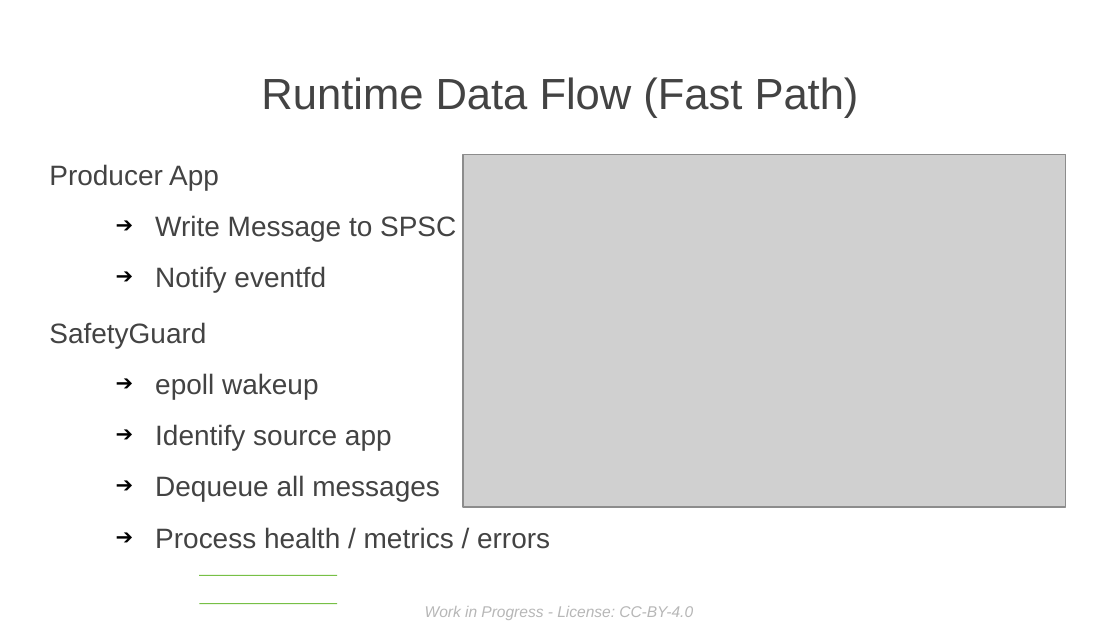
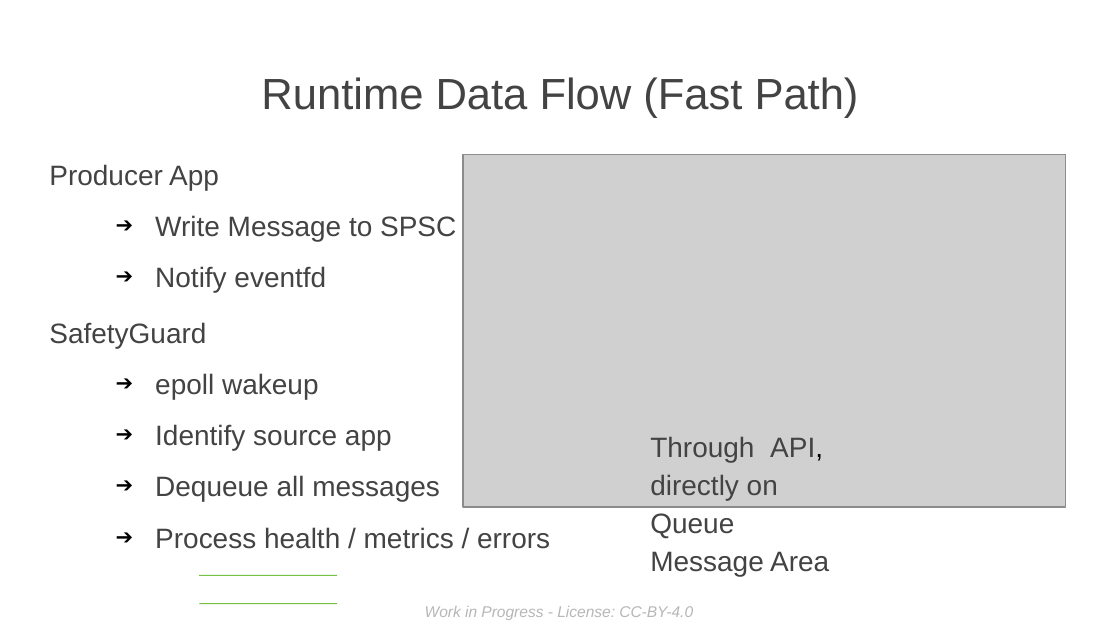
Before and after one commit to sduraiengineer/safetyguard, a slide deck: slide 12 of doc/ELISA Presentation MASTER for Workshop - London 2026.odp (slide 10 before the commit). Drawn at 1120x630 pixels with LibreOffice and Linux fonts; fonts in the diff are those of the drawing; grey boxes stand for pictures; background and template pictures are left out. Boxes give left, top, right and bottom in pixels: in the first picture for what was removed or moved away, otherwise in the second. Text is boxed around its words. In the diff, an @@ line names an element or a change of style, - is before the commit and + after.

```diff
--- a/doc/ELISA Presentation MASTER for Workshop - London 2026.odp
+++ b/doc/ELISA Presentation MASTER for Workshop - London 2026.odp
@@ text added at (650,436,829,577), 18 pt, text #434343 @@
+Through API, directly on Queue Message Area
```
Also in this commit, not shown: 9 other slides changed, 3 slides added, 4 slides removed, 2 other files.
